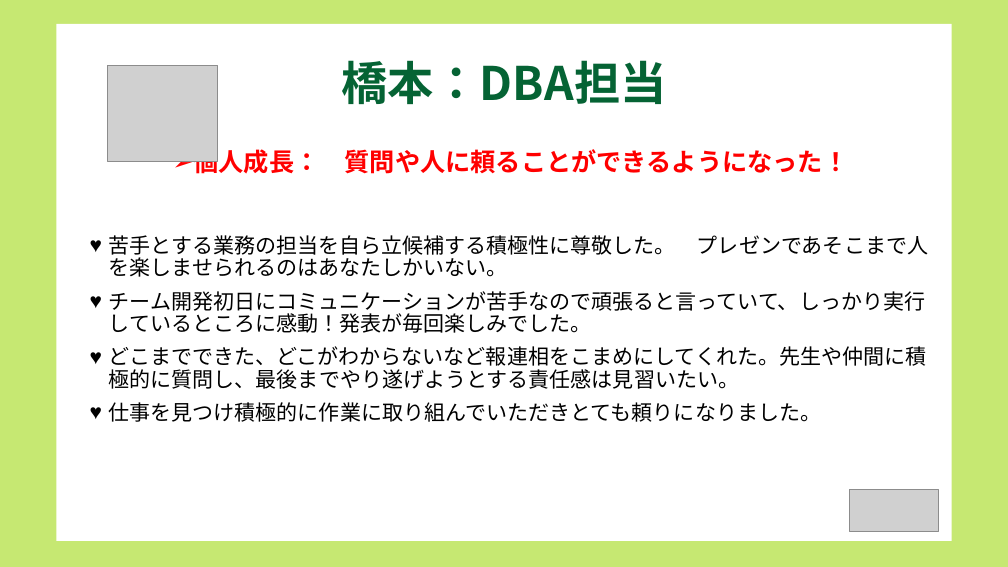
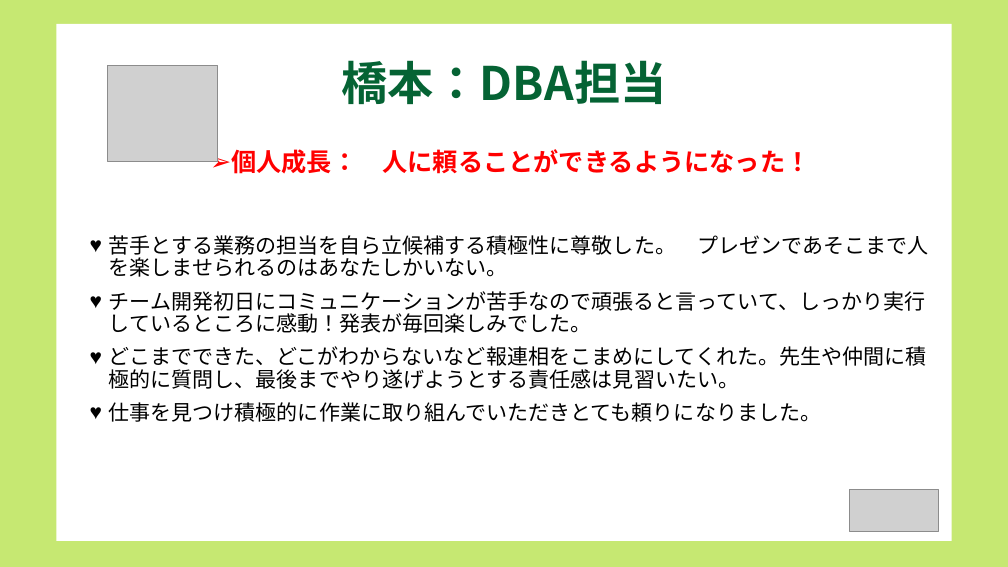
Before and after one commit to dojo2022/B-3, a slide deck: slide 19 of doc/コピー動画なし_B3炙りえんがわ_成果発表会資料.pptx (slide 18 before the commit). Drawn at 1008x567 pixels with LibreOffice and Linux fonts; fonts in the diff are those of the drawing; grey boxes stand for pictures. Boxes give left, top, right and bottom in pixels: in the first picture for what was removed or moved away, otherwise in the second. Text is boxed around its words. In the diff, an @@ line names an element or a change of style, - is before the commit and + after.

```diff
--- a/doc/コピー動画なし_B3炙りえんがわ_成果発表会資料.pptx
+++ b/doc/コピー動画なし_B3炙りえんがわ_成果発表会資料.pptx
@@ text at box(231, 149, 811, 174): text changed @@
-➢ 個人成長： 質問や人に頼ることができるようになった！
+➢ 個人成長： 人に頼ることができるようになった！
```
Also in this commit, not shown: 10 other slides changed, 1 slide added.
